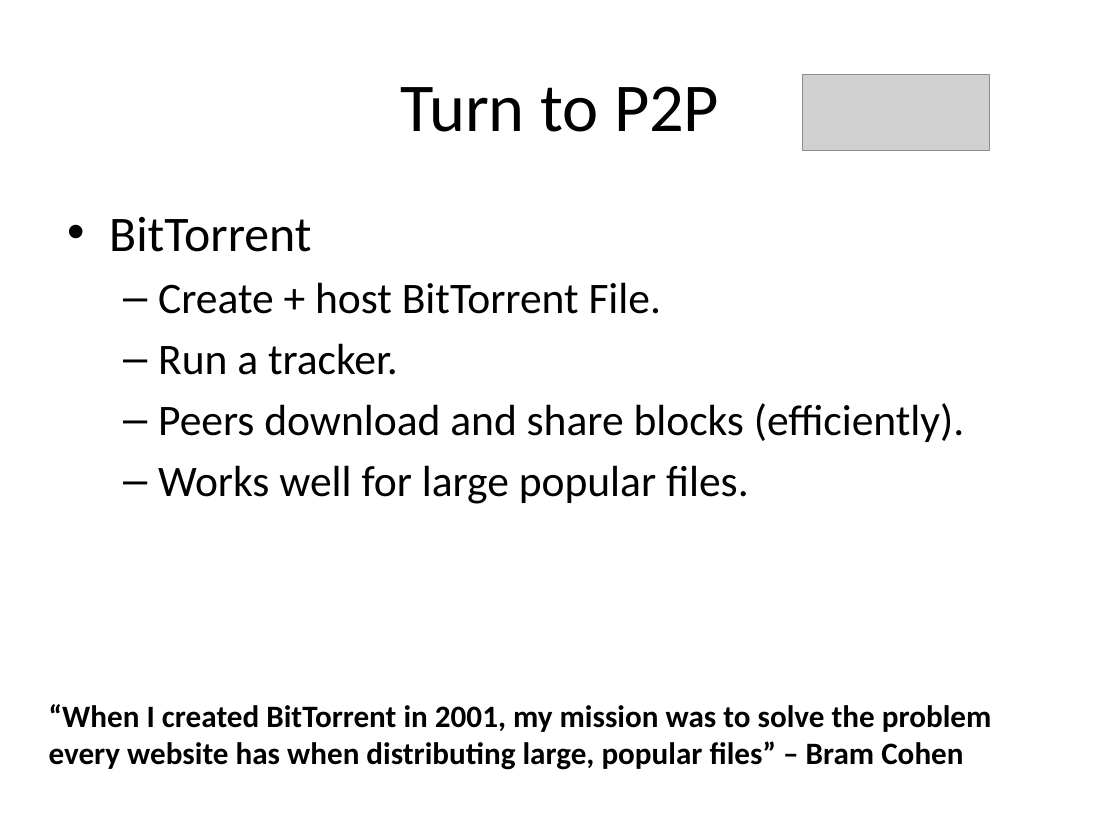
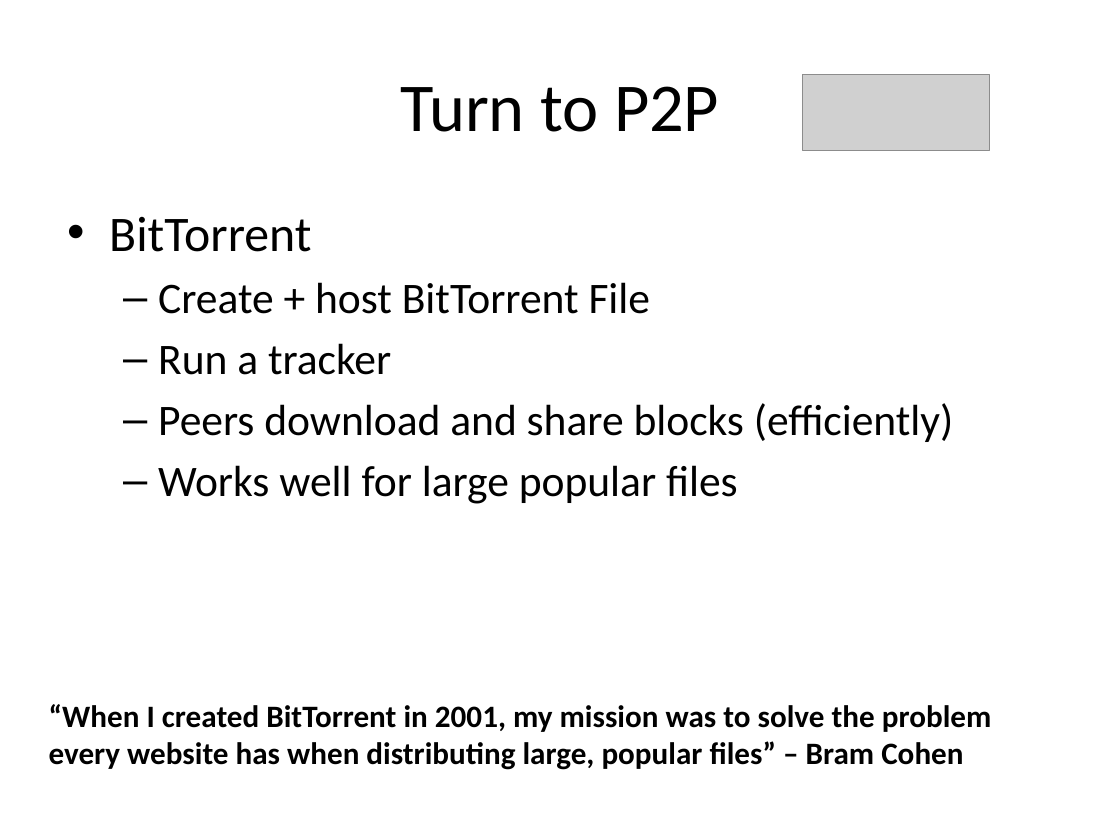
Before and after one commit to rdp/p2pwebclient, a slide deck: slide 7 of thesis_presentation/How to Make the Internet Faster.pptx. Drawn at 1120x840 pixels with LibreOffice and Linux fonts; fonts in the diff are those of the drawing; grey boxes stand for pictures. Boxes give left, top, right and bottom in pixels: in the first picture for what was removed or moved away, otherwise in the second. Text is boxed around its words. In the diff, an @@ line names an element or a change of style, - is before the commit and + after.

```diff
--- a/thesis_presentation/How to Make the Internet Faster.pptx
+++ b/thesis_presentation/How to Make the Internet Faster.pptx
@@ text at box(158, 282, 953, 504): text changed @@
-  – Create + host BitTorrent File.
-  – Run a tracker.
-  – Peers download and share blocks (efficiently).
-  – Works well for large popular files.
+  – Create + host BitTorrent File
+  – Run a tracker
+  – Peers download and share blocks (efficiently)
+  – Works well for large popular files
```
Also in this commit, not shown: 21 other slides changed, 1 other file.
